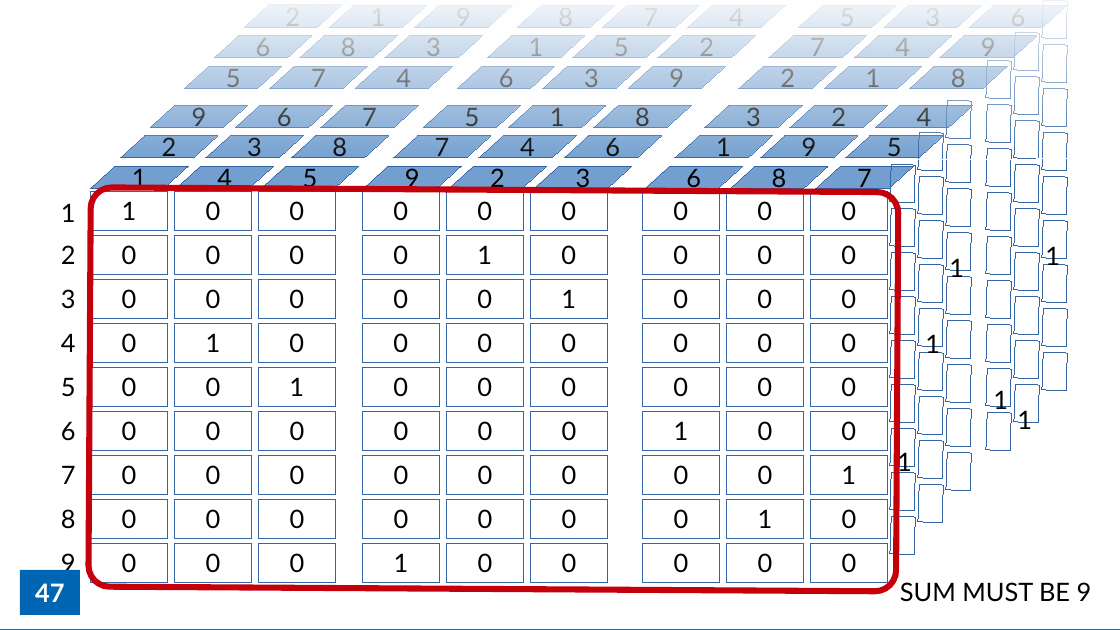
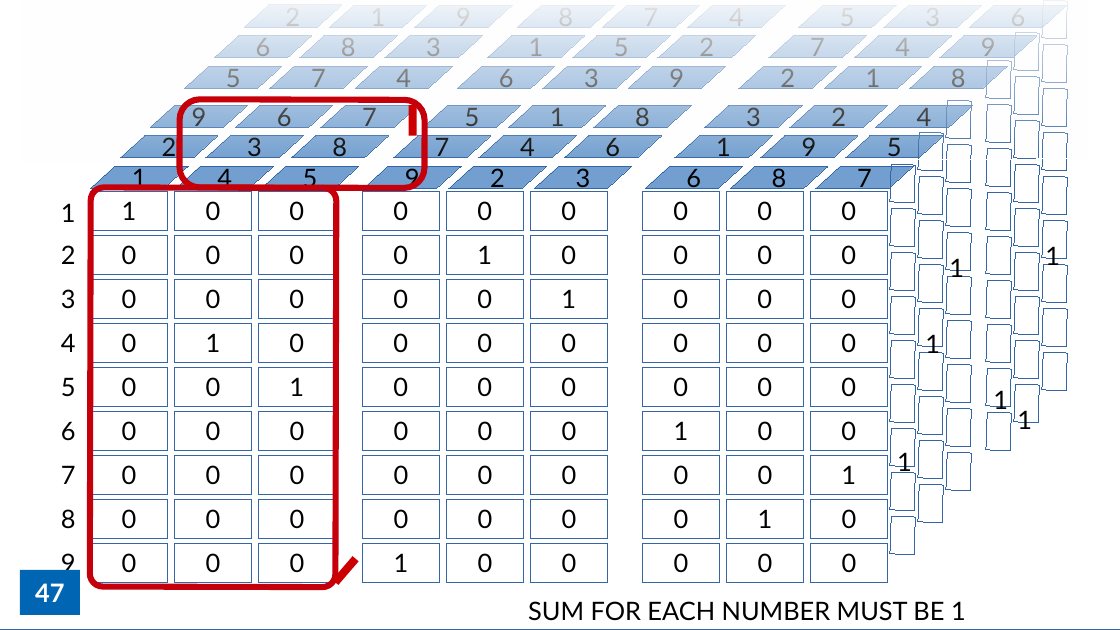
Before and after one commit to thomasnield/kotlin_data_science_talk_ChicagoJUG, a slide deck: slide 47 of kotlin_data_science_talk_chijug_slides.odp. Drawn at 1120x630 pixels with LibreOffice and Linux fonts; fonts in the diff are those of the drawing. Boxes give left, top, right and bottom in pixels: in the first picture for what was removed or moved away, otherwise in the second. Text is boxed around its words. In the diff, an @@ line names an element or a change of style, - is before the commit and + after.

```diff
--- a/kotlin_data_science_talk_chijug_slides.odp
+++ b/kotlin_data_science_talk_chijug_slides.odp
@@ rounded rectangle added at (180,99,425,188), outline #C5000B 4.31 pt @@
@@ line added from (413, 106) to (413, 136), #CC0000 5.67 pt @@
@@ rounded rectangle removed at (88,188,898,592) @@
@@ freeform shape added at (90,188,337,588), outline #C5000B 4.31 pt @@
@@ line added from (356, 559) to (335, 582), #CC0000 5.67 pt @@
@@ text at (528,601,966,621): text changed @@
-SUM MUST BE 9
+SUM FOR EACH NUMBER MUST BE 1
```
Also in this commit, not shown: 1 other slide changed, 6 slides added.
